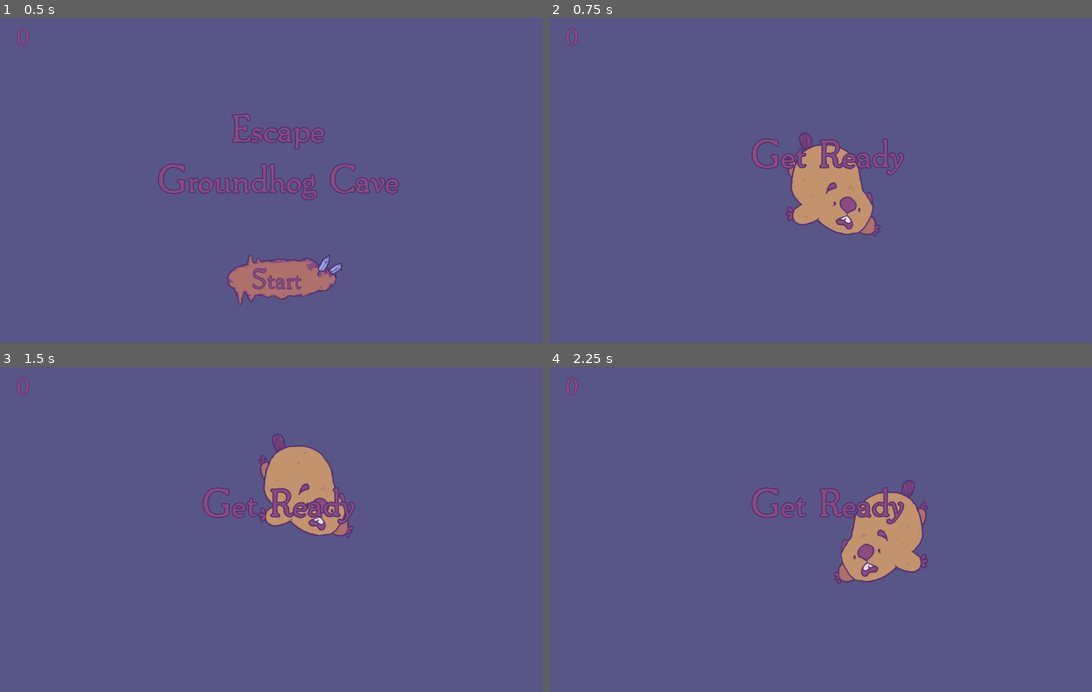
Above: before the commit, frames 1-4 (two rows, left to right).
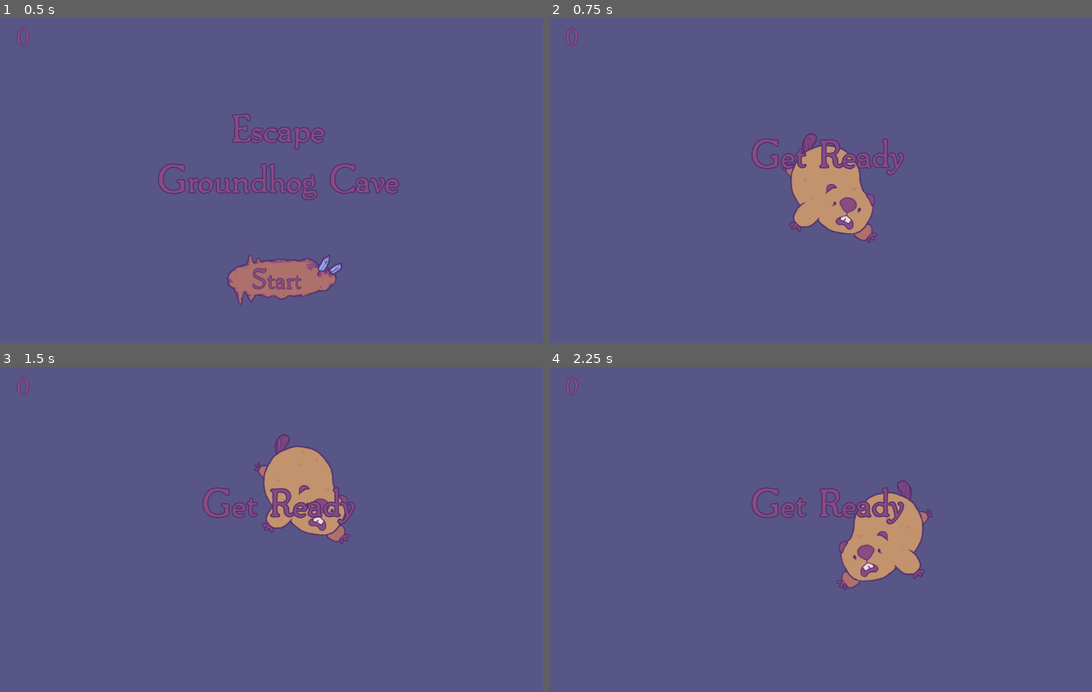
Above: after the commit, the same moments.

Repository: NatalieThurlby/groundhog_cave
Game: Godot game, scene res://main/Main.tscn
The game is run twice, just before and just after one commit, with the same random seed, the same clock (stepped at 60 frames per second) and the same inputs.
Inputs:
- Up to frame 1 (0.5 s): no input
- Up to frame 2 (0.75 s): click "Start" at 0.5 s
- Up to frame 3 (1.5 s): hold Right (ui_right) from 1.28 s (still down)
- Up to frame 4 (2.25 s): release Right (ui_right) at 2.03 s; hold Left (ui_left) from 2.03 s (still down)

Frame 1 is identical in both runs. In frame 2, 0.6% of the frame differs, in the area x 42-62%, y 35-70%; in frame 3, 0.6%; in frame 4, 0.7%, in the area x 52-71%, y 34-69%.

Commit message:
finished HUD and also tried exporting

Diff:
--- a/characters/player/Player.gd
+++ b/characters/player/Player.gd
@@ -13,6 +13,7 @@
 func _ready():
 	screen_size = get_viewport_rect().size
 	hide()
+	$AnimatedSprite.play()
 
 # Called every frame:
 func _process(delta):  # delta = delta time
@@ -25,9 +26,6 @@
 	# play or stop sprite animation based on velocity:
 	if velocity.length() > 0:
 		velocity = velocity.normalized() * speed
-		$AnimatedSprite.play()
-	else:
-		$AnimatedSprite.stop()
 
 	if velocity.x != 0:
 		$AnimatedSprite.animation = "fall"
--- a/collectables/Collectable.tscn
+++ b/collectables/Collectable.tscn
@@ -14,7 +14,9 @@
 "speed": 5.0
 } ]
 
-[node name="Collectable" type="RigidBody2D"]
+[node name="Collectable" type="RigidBody2D" groups=[
+"collectables",
+]]
 position = Vector2( -0.222717, 0.668182 )
 gravity_scale = 2.0
 contacts_reported = 1
--- a/hud/HUD.tscn
+++ b/hud/HUD.tscn
@@ -13,6 +13,12 @@
 size = 64
 outline_size = 2
 font_data = ExtResource( 1 )
+
+[sub_resource type="InputEventAction" id=4]
+action = "ui_select"
+
+[sub_resource type="ShortCut" id=5]
+shortcut = SubResource( 4 )
 
 [sub_resource type="DynamicFont" id=3]
 size = 48
@@ -67,6 +73,7 @@
 margin_top = -172.849
 margin_right = 118.272
 margin_bottom = -76.8492
+shortcut = SubResource( 5 )
 texture_normal = ExtResource( 2 )
 __meta__ = {
 "_edit_use_anchors_": false
--- a/main/Main.gd
+++ b/main/Main.gd
@@ -13,6 +13,8 @@
 	$GameTimer.stop()
 
 	$HUD.show_game_over()
+
+	get_tree().call_group("collectables", "queue_free")
 
 func new_game():
 	score = 0
--- a/project.godot
+++ b/project.godot
@@ -15,14 +15,18 @@
 
 [application]
 
-config/name="Ludumdare 47"
+config/name="Groundhog cave"
+config/description="An entry to Ludum Dare 47"
 run/main_scene="res://main/Main.tscn"
-config/icon="res://icon.png"
 
 [display]
 
 window/stretch/mode="2d"
 window/stretch/aspect="keep"
+
+[input_devices]
+
+pointing/emulate_touch_from_mouse=true
 
 [rendering]
 
Not shown: 1 places in hud/HUD.tscn that only renumber resources
Binary file removed: icon.png
Not shown, removed: icon.png.import
Not shown, changed: README.md
Not shown, added: docs/export/favicon.png
Not shown, added: docs/export/groundhog_cave.html
Not shown, added: docs/export/groundhog_cave.js
Not shown, added: docs/export/groundhog_cave.pck
Not shown, added: docs/export/groundhog_cave.png
Not shown, added: docs/export/groundhog_cave.wasm
